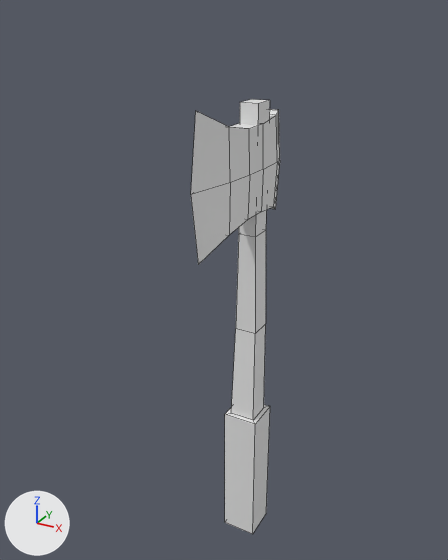
Two versions of the FBX model FBXFILES/MetalAxe.fbx, one commit apart.
Camera for both pictures: a camera (50 mm lens) standing at (26.0, -52.2, 49.9) and looking at (-2.6, -0.3, 24.0). The axes (+X, +Y, +Z) are drawn at lower left. The lights are the same throughout. Mesh edges are drawn as thin lines. Where no turn or scale is listed for an object, it has been applied to the vertices.
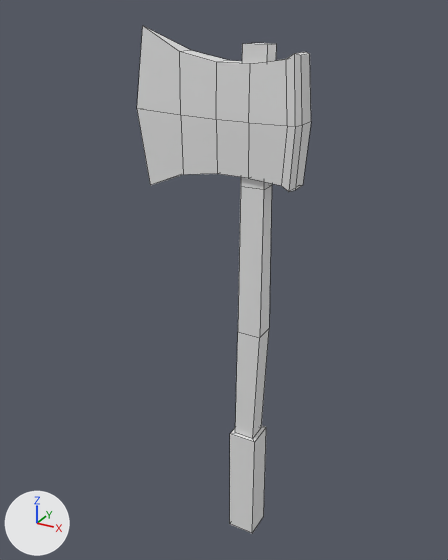
Commit message: New axe

Edits to the bpy script that builds the scene:
```text
Change me_cube_002:
    where me_cube_002.from_pydata(...)  # 63 vertices, 60 faces; spans x -1.9..1.9, y -10.6..4.8, z -8.0..42.5
    used by ob_cube_001; location = (0.0, 0.0, 0.0)
    me_cube_002 part 1: the loose piece of 39 vertices spanning x -1.2..1.2, y -10.6..4.8, z 29.5..42.5 is turned -90 degrees about the z axis through its middle and scaled by 1.2, then moved by (-3.8, 3.2, 4.5)
    me_cube_002 part 2
    me_cube_002.vertices[0].co: (1.9, 2.5, -8.0) -> (1.8, -1.3, -8.0)  # pixel (266, 513) -> pixel (252, 533)
    me_cube_002.vertices[1].co: (1.9, -1.3, -8.0) -> (-1.3, -1.3, -8.0)  # pixel (252, 534) -> pixel (229, 523)
    me_cube_002.vertices[2].co: (-1.9, 2.5, -8.0) -> (1.8, 1.8, -8.0)  # not seen -> pixel (263, 516)
    me_cube_002.vertices[3].co: (-1.9, -1.3, -8.0) -> (-1.3, 1.8, -8.0)  # pixel (224, 522) -> not seen
    me_cube_002.vertices[4].co: (1.9, 2.5, 8.0) -> (1.8, -1.3, 5.5)  # pixel (270, 406) -> pixel (254, 442)
    me_cube_002.vertices[5].co: (1.9, -1.3, 8.0) -> (-1.3, -1.3, 5.5)  # pixel (255, 424) -> pixel (229, 433)
    me_cube_002.vertices[6].co: (-1.9, -1.3, 8.0) -> (-1.3, 1.8, 5.5)  # pixel (224, 414) -> not seen
    me_cube_002.vertices[7].co: (-1.9, 2.5, 8.0) -> (1.8, 1.8, 5.5)  # not seen -> pixel (266, 427)
    me_cube_002.vertices[8].co: (0.9, 2.1, 42.0) -> (1.9, -0.6, 47.0)  # pixel (269, 100) -> pixel (267, 44)
    me_cube_002.vertices[9].co: (0.9, -0.3, 42.0) -> (-0.6, -0.6, 47.0)  # pixel (258, 103) -> pixel (242, 43)
    me_cube_002.vertices[10].co: (-0.9, 2.1, 42.0) -> (1.9, 1.2, 47.0)  # pixel (251, 99) -> pixel (276, 43)
    me_cube_002.vertices[11].co: (-0.9, -0.3, 42.0) -> (-0.6, 1.2, 47.0)  # pixel (239, 102) -> pixel (251, 42)
    me_cube_002.vertices[12].co: (1.4, 2.0, 8.0) -> (1.4, -0.8, 5.5)  # pixel (263, 407) -> pixel (252, 438)
    me_cube_002.vertices[13].co: (1.4, -0.8, 8.0) -> (-0.8, -0.8, 5.5)  # pixel (253, 420) -> pixel (235, 432)
    me_cube_002.vertices[14].co: (-1.4, -0.8, 8.0) -> (-0.8, 1.4, 5.5)  # pixel (231, 413) -> not seen
    me_cube_002.vertices[15].co: (-1.4, 2.0, 8.0) -> (1.4, 1.4, 5.5)  # not seen -> pixel (261, 427)
    me_cube_002.vertices[16].co: (0.9, 2.1, 29.2) -> (1.9, -0.6, 34.2)  # pixel (265, 230) -> pixel (263, 189)
    me_cube_002.vertices[17].co: (0.9, -0.3, 29.2) -> (-0.6, -0.6, 34.2)  # pixel (255, 237) -> pixel (240, 186)
    me_cube_002.vertices[18].co: (-0.9, -0.3, 29.2) -> (-0.6, 1.2, 34.2)  # pixel (238, 234) -> not seen
    me_cube_002.vertices[19].co: (-0.9, 2.1, 29.2) -> (1.9, 1.2, 34.2)  # not seen -> pixel (271, 185)
    me_cube_002.vertices[20].co: (1.1, -0.3, 18.6) -> (-0.6, -0.9, 18.6)  # pixel (255, 333) -> pixel (237, 331)
    me_cube_002.vertices[21].co: (-1.1, -0.3, 18.6) -> (-0.6, 1.4, 18.6)  # pixel (235, 328) -> not seen
    me_cube_002.vertices[22].co: (-1.1, 2.2, 18.6) -> (1.9, 1.4, 18.6)  # not seen -> pixel (269, 328)
    me_cube_002.vertices[23].co: (1.1, 2.2, 18.6) -> (1.9, -0.9, 18.6)  # pixel (265, 323) -> pixel (259, 337)
```

Boxes [x1, y1, x2, y2] around the edits, measured in the pictures (448 x 560 px; the box of a moved part takes in the faces that stretch with it):
'Cube.001', reshaped (94% wider, 17% taller): before [191, 99, 280, 534]; after [137, 26, 311, 533]
part 1 of me_cube_002, moved or reshaped: before [191, 109, 280, 265]; after [137, 26, 311, 192]
part 2 of me_cube_002, moved or reshaped: before [225, 99, 270, 534]; after [230, 43, 276, 533]
